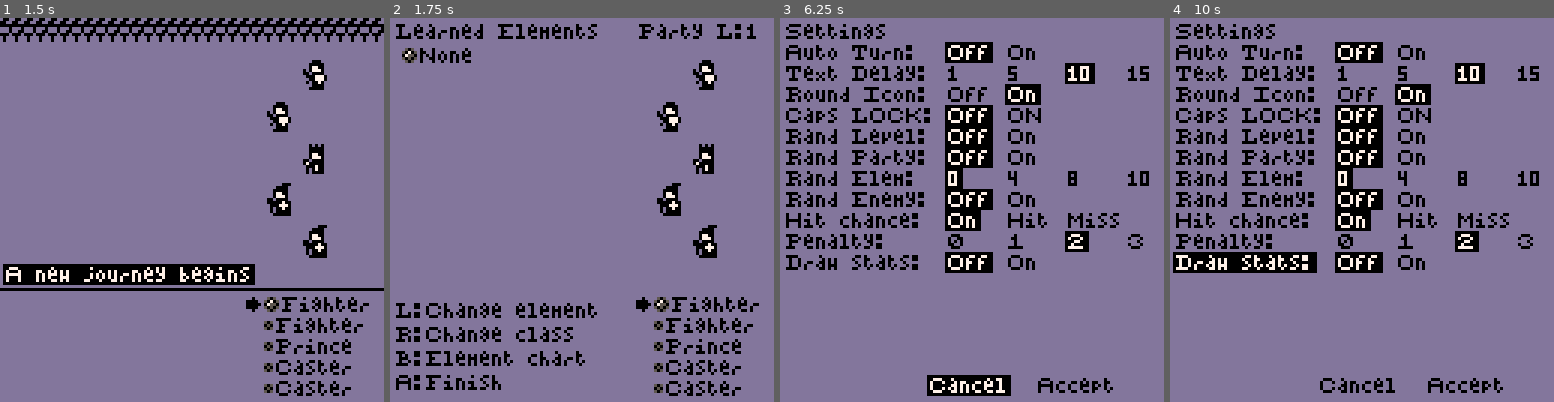
Above: before the commit, frames 1-4 (left to right).
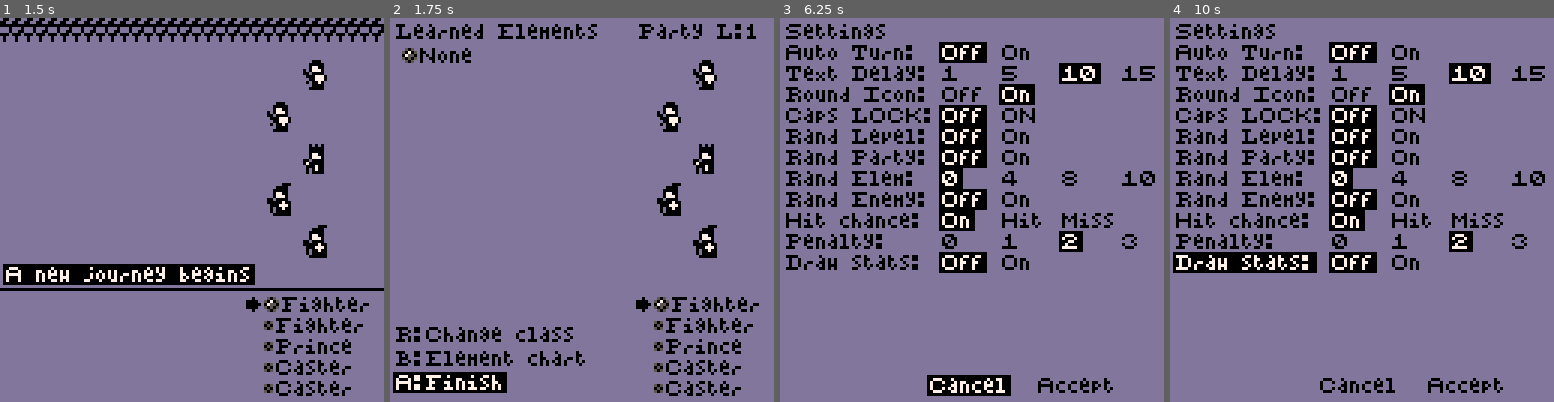
Above: after the commit, the same moments.

Repository: JohnAdamZiolkowski/Pico8-Hive
Game: PICO-8 cartridge prince/prince.p8
The game is run twice, just before and just after one commit, with the same random seed, the same clock (stepped at 60 frames per second) and the same inputs.
Inputs:
- Up to frame 1 (1.5 s): tap X (X key) at 0.33, 1.07 s; tap O (Z key) at 0.7 s
- Up to frame 2 (1.75 s): hold Right from 1.6 s (still down); tap O (Z key) at 1.7 s
- Up to frame 3 (6.25 s): tap X (X key) every 1.12 s from 1.85 to 5.2 s; release Right at 2.1 s; tap O (Z key) every 0.4 s from 2.1 to 6.1 s; hold Up 2.15-2.42 s; hold Right 2.47-3.03 s; hold Left 3.08-3.58 s; hold Down 3.63-3.97 s; hold Right 4.02-4.68 s; hold Up 4.73-5.03 s; hold Left 5.08-5.68 s; hold Down 5.73-6.03 s; hold Right from 6.08 s (still down)
- Up to frame 4 (10 s): tap X (X key) every 1.12 s from 6.32 to 9.67 s; tap O (Z key) every 0.4 s from 6.5 to 9.7 s; release Right at 6.58 s; hold Right 6.63-7.13 s; hold Up 7.18-7.45 s; hold Right 7.5-8.07 s; hold Left 8.12-8.62 s; hold Down 8.67-9 s; hold Right 9.05-9.72 s; hold Up from 9.77 s (still down)

Frame 1 is identical in both runs. In frame 2, 2.4% of the frame differs, in the area x 0-54%, y 74-98%; in frame 3, 6.4%, in the area x 41-98%, y 6-67%; in frame 4, 6.4%.

Commit message:
draw team building instructions only if they apply

Diff:
--- a/prince/prince.p8
+++ b/prince/prince.p8
@@ -205,21 +205,12 @@
  palt(black, false)
 
  set_up_settings()
- unlocked_elements = {}
- for i=1,random_elem do
-  local element = lget(elements,i)
-  add(unlocked_elements,element)
- end
-
- arena = {}
- arena.party = {}
- arena.enemies = {}
-
+ set_up_elements()
+ set_up_arena()
  set_up_party()
  init_states()
  set_state(states.arena)
  push_state(states.intro)
-
 end
 
 function init_states()
@@ -282,7 +273,7 @@
  	v={false, true},
  	s=1},
 	{i=2, n="^text ^delay",
-	 o={"1", "5", "10", "15"},
+	 o={"^1", "^5", "^1^0", "^1^5"},
  	v={1, 5, 10, 15},
 	 s=3},
 	{i=3, n="^round ^icon",
@@ -302,7 +293,7 @@
  	v={false, true},
 	 s=1},
 	{i=7, n="^rand ^elem",
-	 o={"0", "4", "8", "10"},
+	 o={"^0", "^4", "^8", "^1^0"},
  	v={1, 5, 9, 11, 12},
 	 s=1},
 	{i=8, n="^rand ^enemy",
@@ -341,6 +332,14 @@
  local options = setting.v
  local selected = lget(options,setting.s)
  return selected
+end
+
+function set_up_elements()
+ unlocked_elements = {}
+ for i=1,random_elem do
+  local element = lget(elements,i)
+  add(unlocked_elements,element)
+ end
 end
 
 prince = 22
@@ -635,14 +634,8 @@
 
 function set_up_arena()
  arena = {}
-
  arena.party = {n="party"}
- set_up_party()
-
  arena.enemies = {n="enemies"}
- set_up_enemies()
-
- if auto then init_auto_turn() end
 end
 
 function init_intro()
@@ -1171,7 +1164,7 @@
     bc=black
     fc=white
    end
-   print(option,20*(o-1)+54+2,s*7+2,fc,bc)
+   print(option,20*(o-1)+54,s*7+2,fc,bc)
 
   end
  end
@@ -1181,19 +1174,23 @@
  cls(clear)
  draw_party()
  draw_options()
- print("^learned ^elements",2,2,0)
+ print("^learned ^elements",2,2,black)
  for e=1,#unlocked_elements do
   local element = lget(unlocked_elements,e)
   local e_n_c = sub(element.n,1,1)
-  print("^@"..e_n_c.."^"..element.n, 4, 4+e*6, 0)
- end
-
- print("^party ^l:"..arena.party.level,83,2,0)
-
- print("^l:^change element",2,95,0)
- print("^r:^change class",2,103,0)
- print("^b:^element chart",2,111,0)
- print("^a:^finish",2,119,0)
+  print("^@"..e_n_c.."^"..element.n, 4, 4+e*6, black)
+ end
+
+ print("^party ^l:"..arena.party.level,83,2,black)
+
+ if #unlocked_elements > 1 then
+  print("^l:^change element",2,95,black)
+ end
+ if not is_prince(lget(cur.l, cur.i).i) then
+  print("^r:^change class",2,103,black)
+ end
+ print("^b:^element chart",2,111,black)
+ print("^a:^finish",2,119, white, black)
 end
 
 function draw_arena_state()
